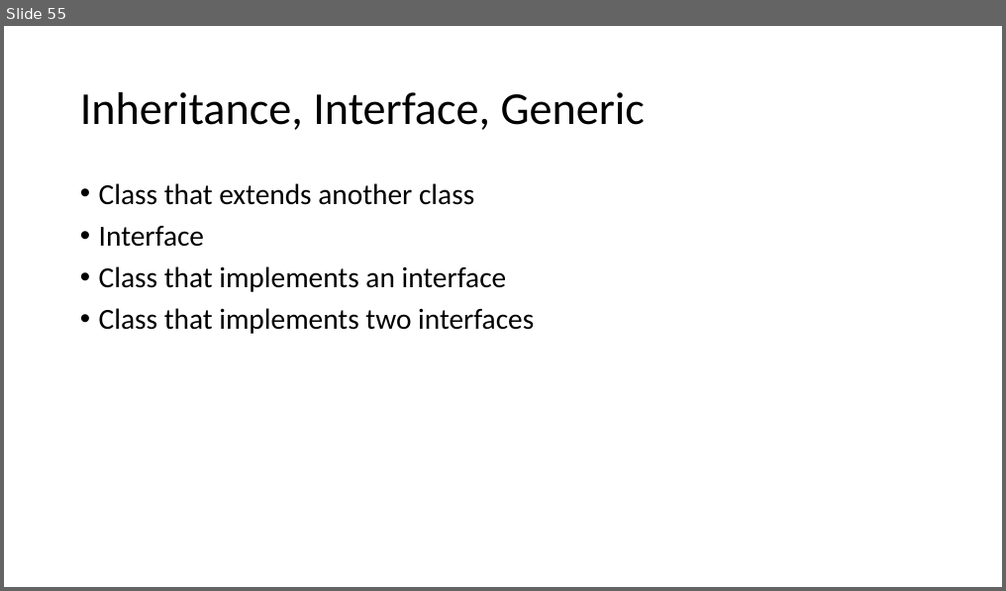
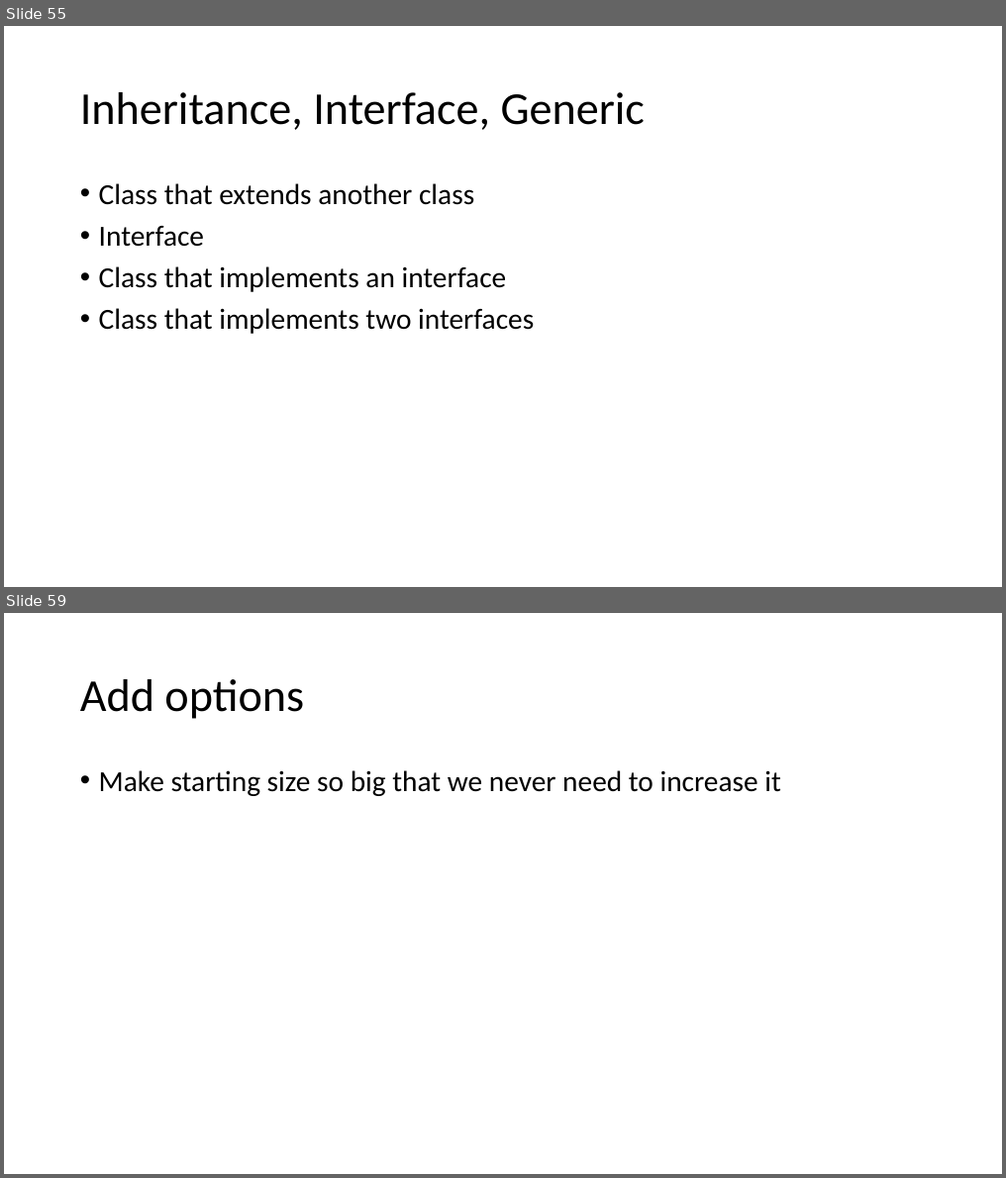
Before and after one commit to skalakm/232, a slide deck: notes.pptx. Shown one above the other, each under a label of ours: slide 55 before the commit, slides 55 and 59 after it; the slides between them are not shown. The pictures are 1006x591 and 1006x1178 pixels, drawn with LibreOffice and Linux fonts; fonts in the diff are those of the drawing. Boxes give left, top, right and bottom in pixels: in the first picture for what was removed or moved away, otherwise in the second. Text is boxed around its words. In the diff, an @@ line names an element or a change of style, - is before the commit and + after.

```diff
--- a/notes.pptx
+++ b/notes.pptx
@@ slide 59 added at (4,613,1002,1174), background #FFFFFF @@
@@ title added at (80,679,304,719), 44 pt, text #000000 @@
+Add options
@@ text added at (99,770,781,796), 28 pt, text #000000 @@
+• Make starting size so big that we never need to increase it
```
Also in this commit, not shown: 5 other slides added.
